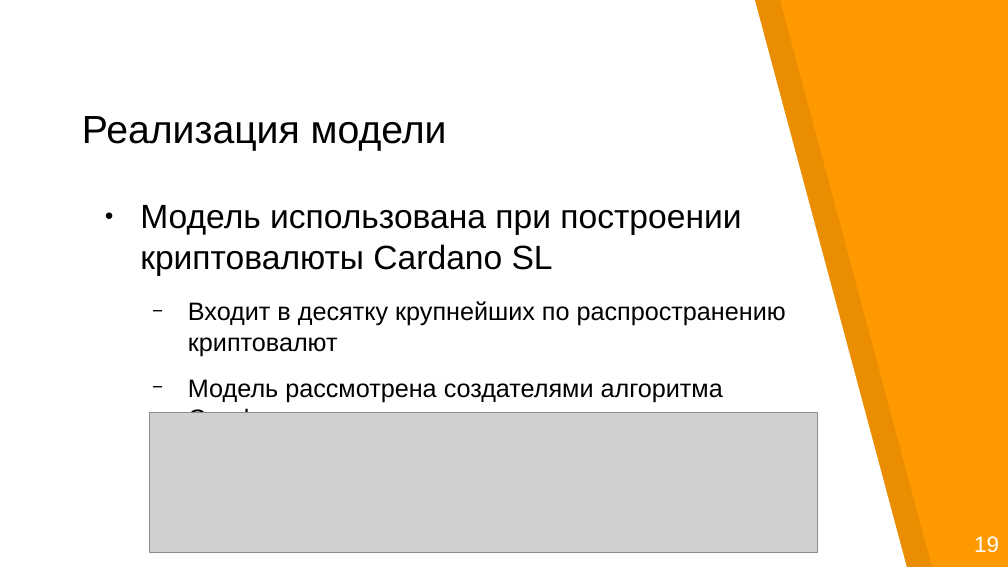
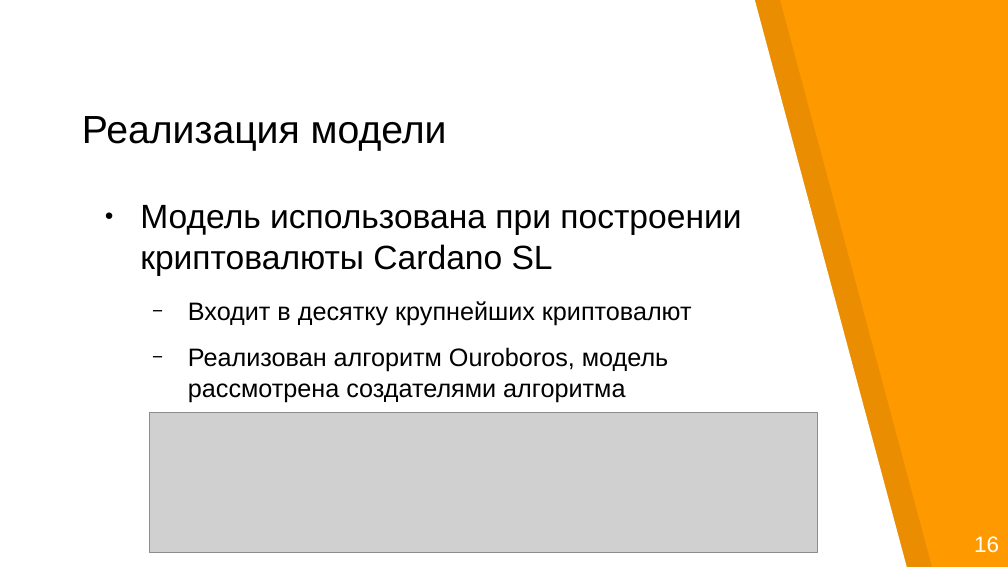
Before and after one commit to georgeee/itmo-master-thesis, a slide deck: slide 14 of presentation.odp (slide 17 before the commit). Drawn at 1008x567 pixels with LibreOffice and Linux fonts; fonts in the diff are those of the drawing; grey boxes stand for pictures. Boxes give left, top, right and bottom in pixels: in the first picture for what was removed or moved away, otherwise in the second. Text is boxed around its words. In the diff, an @@ line names an element or a change of style, - is before the commit and + after.

```diff
--- a/presentation.odp
+++ b/presentation.odp
@@ text at <box>188,301,692,402</box>: text changed @@
-  − Входит в десятку крупнейших по распространению криптовалют
-  − Модель рассмотрена создателями алгоритма Ouroboros
+  − Входит в десятку крупнейших криптовалют
+  − Реализован алгоритм Ouroboros, модель рассмотрена создателями алгоритма
@@ text at <box>974,536,999,553</box>: text changed @@
-19
+16
```
Also in this commit, not shown: 8 other slides changed, 6 slides added, 9 slides removed, 6 other files.
